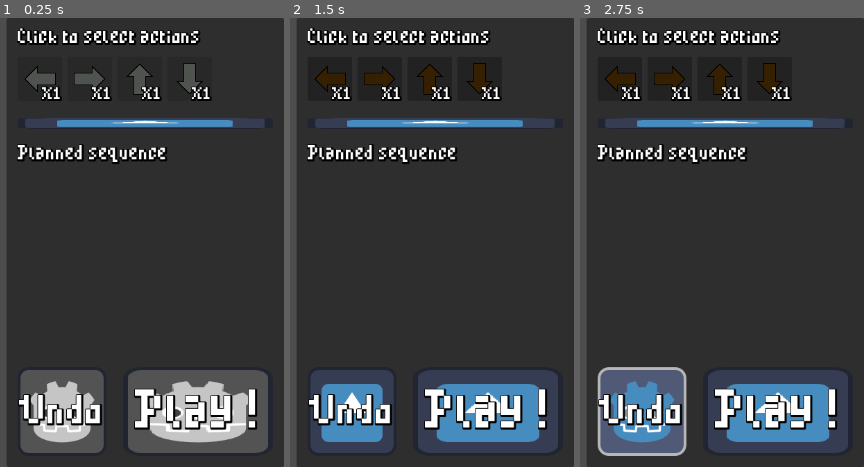
Above: before the commit, frames 1-3 (left to right).
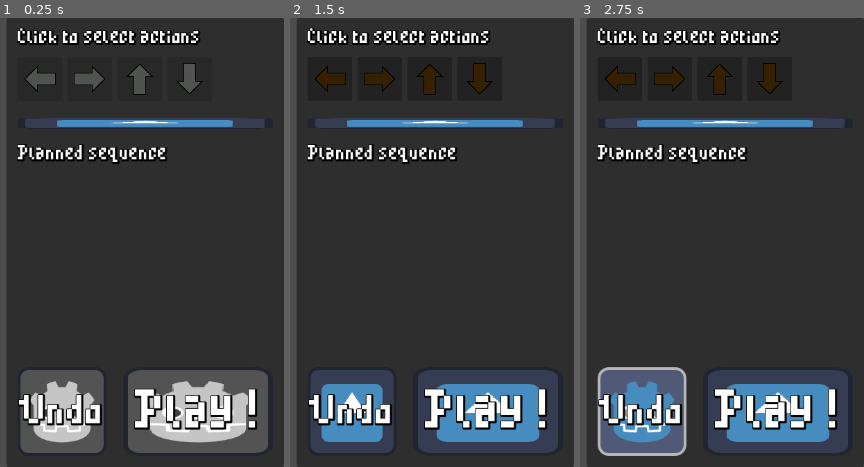
Above: after the commit, the same moments.

Repository: chrismeunier/EpicGameJam11
Game: Godot game, scene res://interface/controls.tscn
Same seed, same stepped clock (60 frames per second), same inputs: the game is played once before the commit and once after it. This scene is started directly instead of the project's main scene. The engine's default icon, where the game draws it, is replaced by a stand-in: a white triangle on a blue panel in a dark square.
Inputs (mouse positions are in pixels of both pictures, inside the frame that each line leads up to):
- Up to frame 1 (0.25 s): no input
- Up to frame 2 (1.5 s): tap Enter at 0.5, 1.25 s; move the mouse to (349, 220) at 0.52 s; hold D (Right) 0.53-1.28 s; hold Shift 0.53-1.28 s; move the mouse to (outside the picture) at 1.27 s; hold S (Down) from 1.28 s (still down); tap 2 at 1.35 s
- Up to frame 3 (2.75 s): release S (Down) at 2 s; click "Undo" at 2 s

The runs differ from the first frame. In frame 1, 0.7% of the frame differs, in the area x 14-75%, y 15-19%; in frame 2, 0.7%; in frame 3, 0.7%.

Commit message:
Undo button done

Diff:
--- a/Visuels/animated_arrow.gd
+++ b/Visuels/animated_arrow.gd
@@ -1,5 +1,7 @@
 extends AnimatedSprite2D
 class_name Arrow
+
+enum {LEFT, RIGHT, UP, DOWN}
 
 var disabled := true
 # Called when the node enters the scene tree for the first time.
@@ -8,20 +10,17 @@
 
 func set_direction(direction):
 	match direction:
-		0:
+		LEFT:
 			flip_h = true
 			rotation = 0.0
-		1:
+		RIGHT:
 			flip_h = false
 			rotation = 0.0
-		2:
+		UP:
 			rotation_degrees = -90.0
-		3:
+		DOWN:
 			rotation_degrees = 90.0
 
-# Called every frame. 'delta' is the elapsed time since the previous frame.
-func _process(delta: float) -> void:
-	pass
 
 func click():
 	if is_playing():
--- a/Visuels/animated_arrow.tscn
+++ b/Visuels/animated_arrow.tscn
@@ -266,10 +266,17 @@
 "loop": false,
 "name": &"inactive",
 "speed": 30.0
+}, {
+"frames": [{
+"duration": 1.0,
+"texture": SubResource("AtlasTexture_4u3wk")
+}],
+"loop": false,
+"name": &"wrong",
+"speed": 30.0
 }]
 
 [node name="AnimatedArrow" type="AnimatedSprite2D"]
 sprite_frames = SubResource("SpriteFrames_q1115")
-animation = &"hover"
+animation = &"wrong"
 script = ExtResource("2_l5ifi")
-direction = 1
--- a/interface/command_item.gd
+++ b/interface/command_item.gd
@@ -1,13 +1,13 @@
 extends Button
 class_name CommandItem
 
-@export var id : int
+@export var id: int
+@export var label_x_value := 1
 
 @onready var label: Label = %Label
 @onready var id_label: Label = %IdLabel
 @onready var arrow: Arrow = %AnimatedArrow
 
-@export var label_x_value := 1
 
 var custom_disabled: bool:
 	get:
@@ -30,6 +30,14 @@
 func increment_label():
 	label_x_value = label_x_value + 1
 	label.text = "X" + str(label_x_value)
+func decrement_label():
+	label_x_value = label_x_value - 1
+	label.text = "X" + str(label_x_value)
+	if label_x_value < 1:
+		label.text = ""
+		# free here?
+		call_deferred("queue_free")
+
 
 func disable():
 	custom_disabled = true
--- a/interface/command_item_v_2.tscn
+++ b/interface/command_item_v_2.tscn
@@ -12,6 +12,7 @@
 [node name="AnimatedArrow" parent="." instance=ExtResource("2_y73yj")]
 unique_name_in_owner = true
 position = Vector2(32, 32)
+animation = &"disabled"
 
 [node name="Label" type="Label" parent="."]
 unique_name_in_owner = true
--- a/interface/command_select.gd
+++ b/interface/command_select.gd
@@ -1,20 +1,23 @@
 extends VBoxContainer
 class_name CommandPanel
+
+signal add_command_to_sequence(command_id : int)
 
 const COMMAND_ITEM = preload("res://interface/command_item_v_2.tscn")
 
 @onready var h_box_container: HBoxContainer = %HBoxContainer
 
-signal add_command_to_sequence(command_id : int)
-
 func _ready() -> void:
-	for item in get_sequence():
-		item.queue_free()
+	#for item in get_sequence():
+		#item.queue_free()
+	#for i in range(4):
+		#var cmd_item = COMMAND_ITEM.instantiate()
+		#cmd_item.id = i
+		#h_box_container.add_child(cmd_item)
+		#cmd_item.pressed.connect(command_pressed.bind(i))
 	for i in range(4):
-		var cmd_item = COMMAND_ITEM.instantiate()
-		cmd_item.id = i
-		h_box_container.add_child(cmd_item)
-		cmd_item.pressed.connect(command_pressed.bind(i))
+		var commands = get_sequence()
+		commands[i].pressed.connect(command_pressed.bind(i))
 
 
 func command_pressed(id : int):
--- a/interface/command_sequence.gd
+++ b/interface/command_sequence.gd
@@ -1,27 +1,34 @@
 extends VBoxContainer
 class_name SequencePanel
 
+enum {LEFT, RIGHT, UP, DOWN}
+
 const COMMAND_ITEM = preload("res://interface/command_item_v_2.tscn")
 
+# list of registered commands
+var cmd_list: Array[int] = []
+
 @onready var grid_container: GridContainer = %GridContainer
-
-# list of registered commands
-var cmd_list : Array[int] = []
 
 func _ready() -> void:
 	for item in get_sequence():
 		item.mouse_filter = MOUSE_FILTER_IGNORE
 		item.toggle_mode = true
 
+func _process(_delta: float) -> void:
+	print(cmd_list)
 func get_sequence():
-	return grid_container.get_children() # as Array[CommandItem]
+	return grid_container.get_children()
 
 func get_last_command_item() -> CommandItem:
-	return get_sequence()[-1]
+	if grid_container.get_child_count():
+		return get_sequence()[-1]
+	return null
 
 func remove_last_command_item():
-	get_last_command_item().call_deferred("queue_free")
-	cmd_list.pop_back()
+	if grid_container.get_child_count():
+		get_last_command_item().call_deferred("queue_free")
+		cmd_list.pop_back()
 
 func disable_sequence():
 	for item in get_sequence():
@@ -36,7 +43,7 @@
 	for item in get_sequence():
 		item.queue_free()
 
-func add_command(id : int):
+func add_command(id: int):
 	var cmd_item = COMMAND_ITEM.instantiate()
 	cmd_item.id = id
 	# increment the counter if same as previous
@@ -47,3 +54,20 @@
 		cmd_item.mouse_filter = MOUSE_FILTER_IGNORE
 		cmd_item.toggle_mode = true
 	cmd_list.append(id)
+
+
+
+func trigger_movement(direction: int):
+	match direction:
+		LEFT:
+			# Events.go_left.emit()
+			print("Going left!")
+		RIGHT:
+			# Events.go_right.emit()
+			print("Going right!")
+		UP:
+			# Events.go_up.emit()
+			print("Going up!")
+		DOWN:
+			# Events.go_down.emit()
+			print("Going down!")
--- a/interface/controls.gd
+++ b/interface/controls.gd
@@ -12,10 +12,6 @@
 func _ready() -> void:
 	command_sequence.clear_sequence()
 	command_select.add_command_to_sequence.connect(add_command_from_select)
-
-# Called every frame. 'delta' is the elapsed time since the previous frame.
-func _process(delta: float) -> void:
-	pass
 
 func _disable_all_buttons() -> void:
 	command_select.disable_sequence()
@@ -38,9 +34,14 @@
 func _on_play_button_pressed() -> void:
 	state_chart.send_event("start_playing")
 
+func _on_undo_button_pressed() -> void:
+	command_sequence.remove_last_command_item()
+
+
 # Signals interactions
-func add_command_from_select(id : int):
+func add_command_from_select(id: int):
 	command_sequence.add_command(id)
+	#print(id)
 
 # INPUTS TO CHANGE STATES
 
--- a/interface/controls.tscn
+++ b/interface/controls.tscn
@@ -163,6 +163,7 @@
 delay_in_seconds = "0.0"
 metadata/_custom_type_script = "uid://cf1nsco3w0mf6"
 
+[connection signal="pressed" from="PanelContainer/MainMarginContainer/MainVerticalLayout/HBoxContainer/UndoButton" to="." method="_on_undo_button_pressed"]
 [connection signal="pressed" from="PanelContainer/MainMarginContainer/MainVerticalLayout/HBoxContainer/PlayButton" to="." method="_on_play_button_pressed"]
 [connection signal="state_entered" from="StateChart/CompoundState/Inactive" to="." method="_on_inactive_state_entered"]
 [connection signal="state_input" from="StateChart/CompoundState/Inactive" to="." method="_on_inactive_state_input"]
